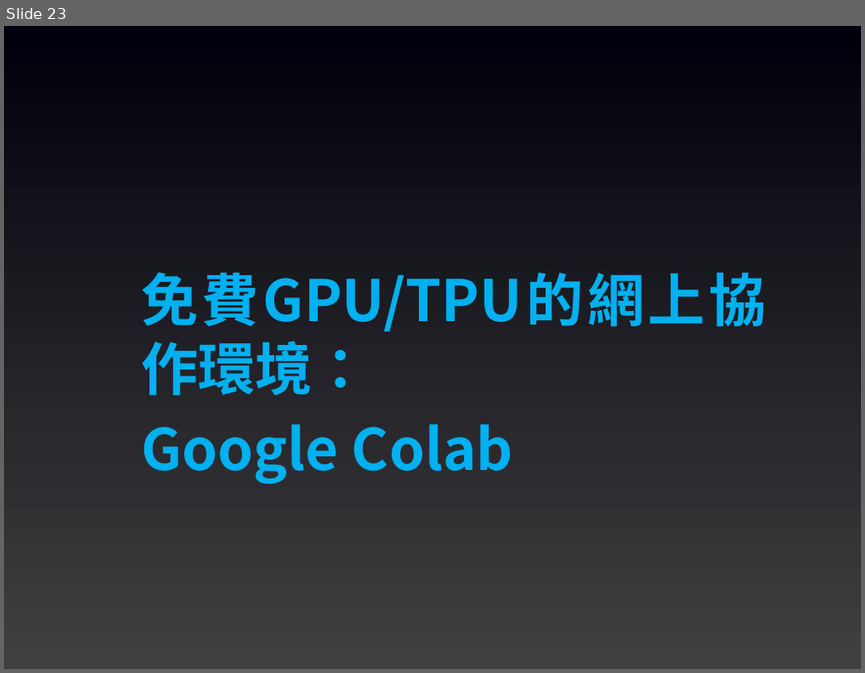
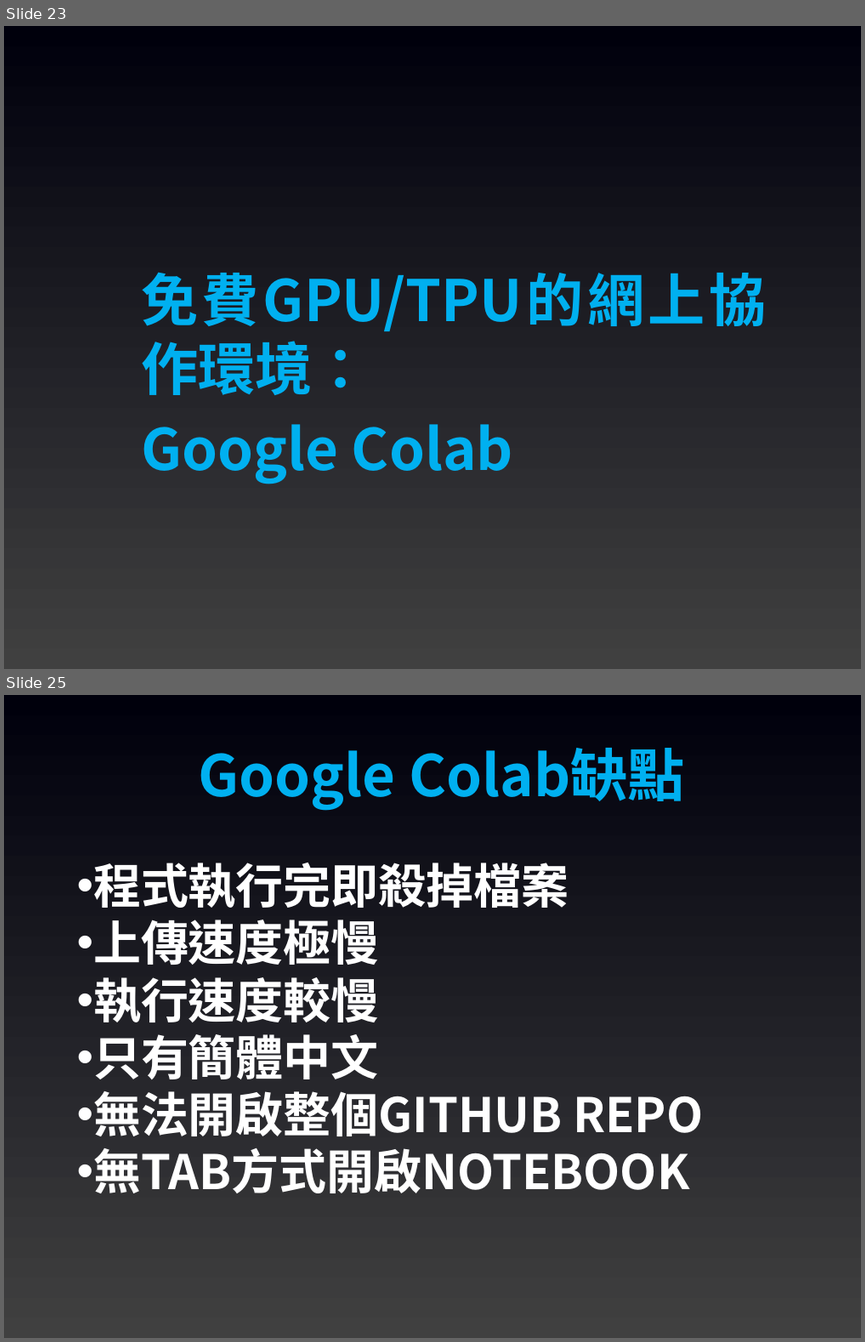
Before and after one commit to joshhu/hackthon_cht, a slide deck: 00 - Python環境介紹.pptx. Shown one above the other, each under a label of ours: slide 23 before the commit, slides 23 and 25 after it; the slides between them are not shown. The pictures are 865x673 and 865x1342 pixels, drawn with LibreOffice and Linux fonts; fonts in the diff are those of the drawing. Boxes give left, top, right and bottom in pixels: in the first picture for what was removed or moved away, otherwise in the second. Text is boxed around its words. In the diff, an @@ line names an element or a change of style, - is before the commit and + after.

```diff
--- a/00 - Python環境介紹.pptx
+++ b/00 - Python環境介紹.pptx
@@ slide 25 added at <box>4,695,861,1338</box>, background gradient #404040 to #00000C @@
@@ text added at <box>198,748,685,810</box>, 48 pt, text #00B0F0, bold @@
+Google Colab缺點
@@ text added at <box>93,862,703,1193</box>, 40 pt, text #FFFFFF, bold @@
+• 程式執行完即殺掉檔案
+• 上傳速度極慢
+• 執行速度較慢
+• 只有簡體中文
+• 無法開啟整個GITHUB REPO
+• 無TAB方式開啟NOTEBOOK
```
Also in this commit, not shown: 1 slide changed, 5 other files.
